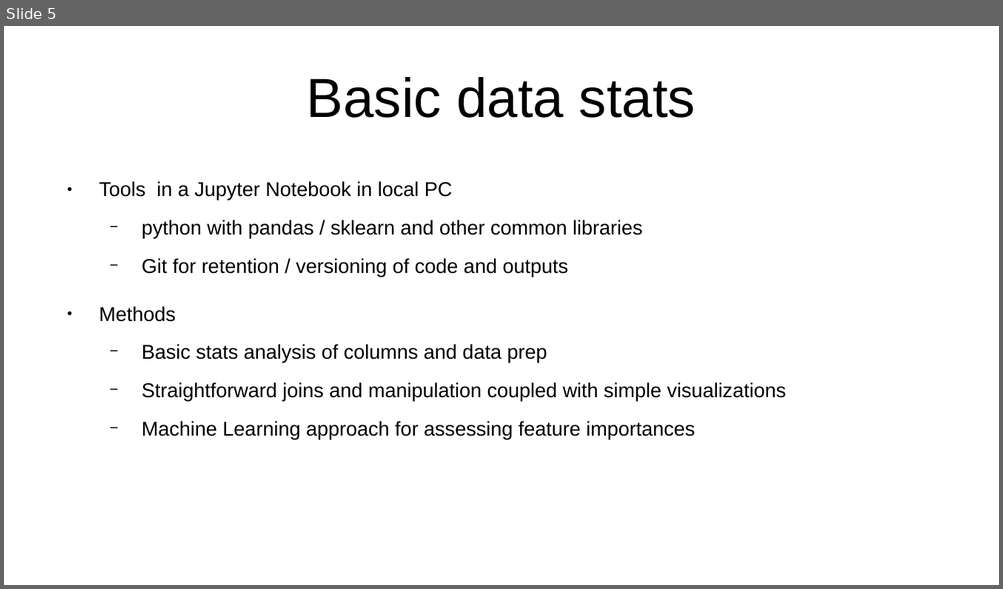
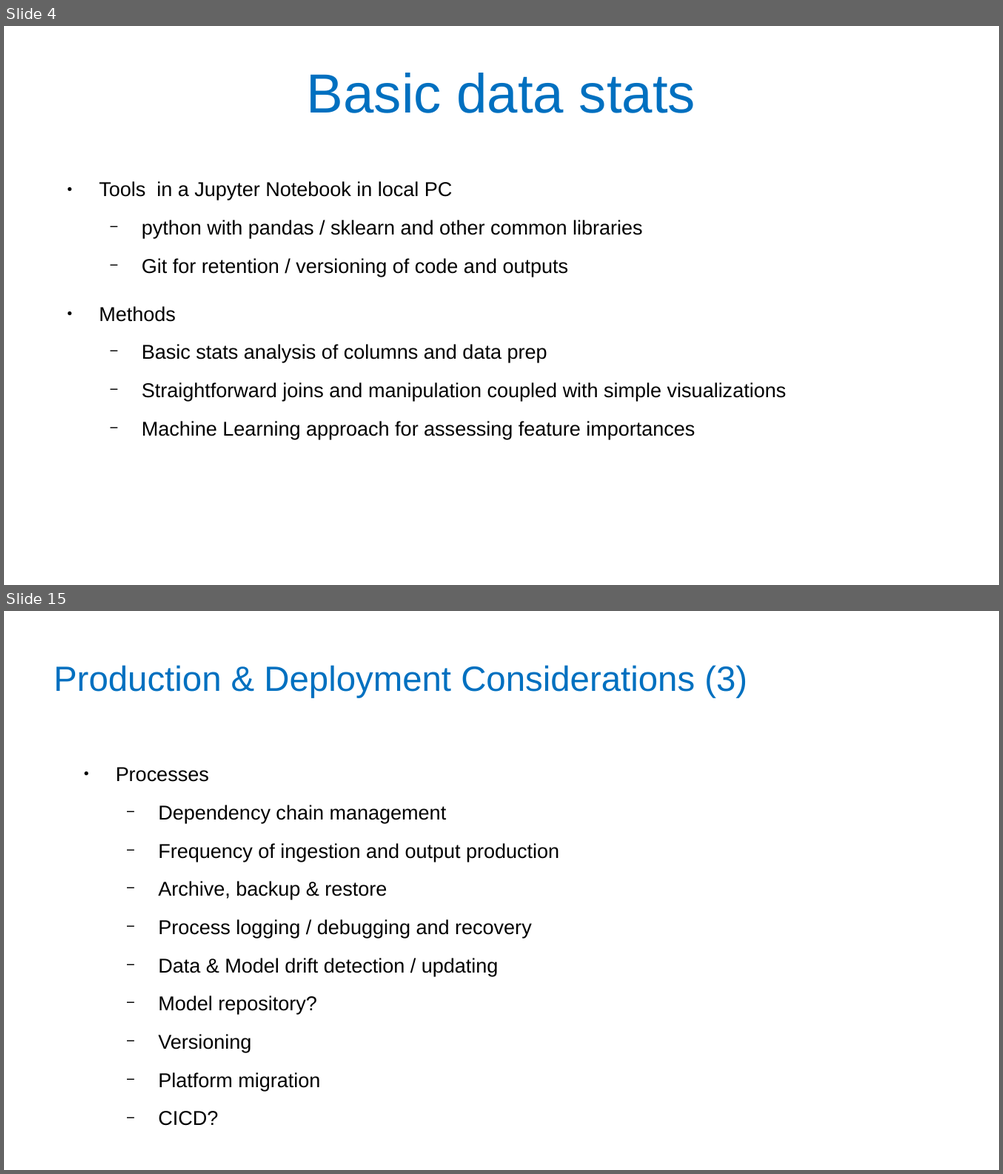
Before and after one commit to melancurion/Traffic_Data_Study, a slide deck: presentation/Traffic_Data_Study.pptx. Shown one above the other, each under a label of ours: slide 5 before the commit, slides 4 and 15 after it; the slides between them are not shown. The pictures are 1003x589 and 1003x1174 pixels, drawn with LibreOffice and Linux fonts; fonts in the diff are those of the drawing. Boxes give left, top, right and bottom in pixels: in the first picture for what was removed or moved away, otherwise in the second. Text is boxed around its words. In the diff, an @@ line names an element or a change of style, - is before the commit and + after.

```diff
--- a/presentation/Traffic_Data_Study.pptx
+++ b/presentation/Traffic_Data_Study.pptx
@@ slide 15 added at (4, 611, 999, 1170), background #FFFFFF @@
@@ title added at (54, 665, 747, 698), 28 pt, text #0070C0 @@
+Production & Deployment Considerations (3)
@@ text added at (116, 767, 559, 1126), 16 pt, text #000000 @@
+● Processes
+  − Dependency chain management
+  − Frequency of ingestion and output production
+  − Archive, backup & restore
+  − Process logging / debugging and recovery
+  − Data & Model drift detection / updating
+  − Model repository?
+  − Versioning
+  − Platform migration
+  − CICD?
@@ what was slide 5 is now slide 4 @@
@@ slide 4 changed as well @@
@@ title "Basic data stats" at (307, 73, 695, 113): text colour #000000 to #0070C0; line spacing 1 to 0.9 @@
```
Also in this commit, not shown: 3 other slides changed, 11 other slides added, 1 slide removed, 4 other files.
